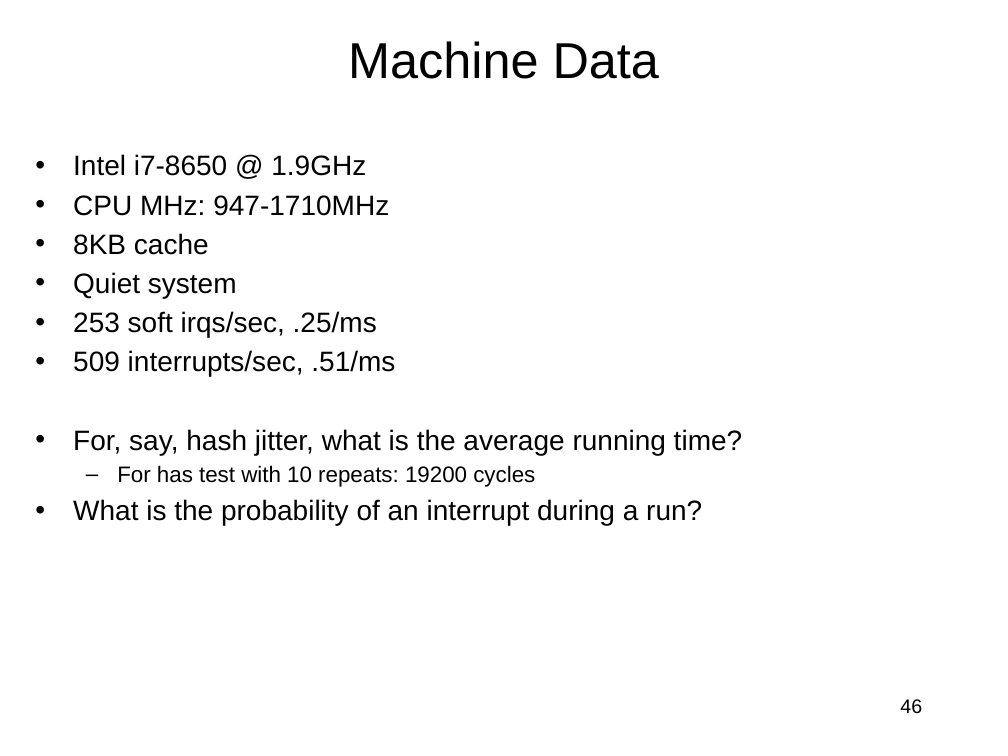
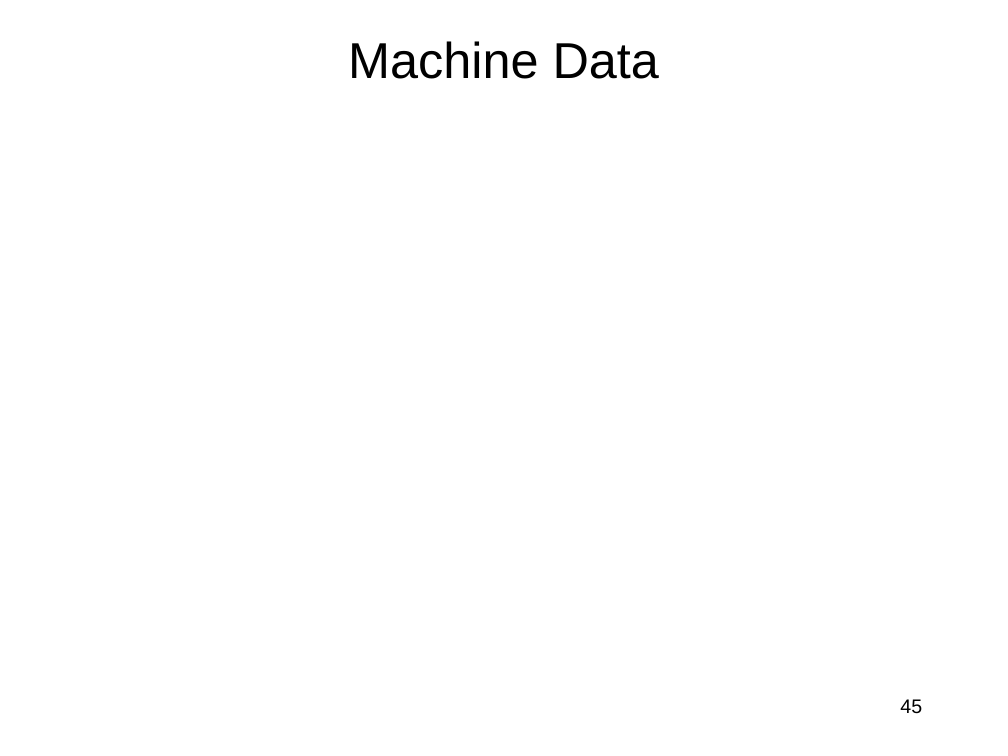
Before and after one commit to jlmucb/class_notes, a slide deck: slide 45 of BerkeleyClass/CS290Spring2013/Lectures/entropy_talk.pptx (slide 46 before the commit). Drawn at 1008x756 pixels with LibreOffice and Linux fonts; fonts in the diff are those of the drawing; grey boxes stand for pictures. Boxes give left, top, right and bottom in pixels: in the first picture for what was removed or moved away, otherwise in the second. Text is boxed around its words. In the diff, an @@ line names an element or a change of style, - is before the commit and + after.

Commit message:
a little more perf data

```diff
--- a/BerkeleyClass/CS290Spring2013/Lectures/entropy_talk.pptx
+++ b/BerkeleyClass/CS290Spring2013/Lectures/entropy_talk.pptx
@@ text removed at (73,154,743,526) @@
-• Intel i7-8650 @ 1.9GHz
-• CPU MHz: 947-1710MHz
-• 8KB cache
-• Quiet system
-• 253 soft irqs/sec, .25/ms
-• 509 interrupts/sec, .51/ms
-• For, say, hash jitter, what is the average running time?
-  – For has test with 10 repeats: 19200 cycles
-• What is the probability of an interrupt during a run?
@@ page number at (900,699,922,714): text changed @@
-46
+45
```
Also in this commit, not shown: 2 other slides changed, 1 slide removed, 1 other file.
